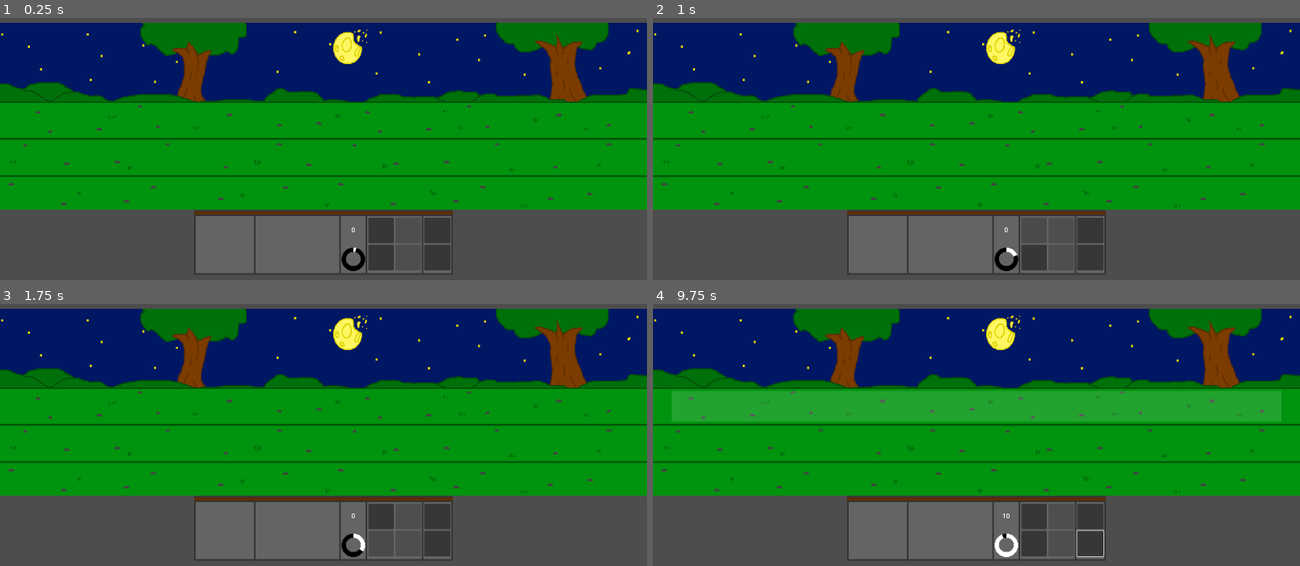
Above: before the commit, frames 1-4 (two rows, left to right).
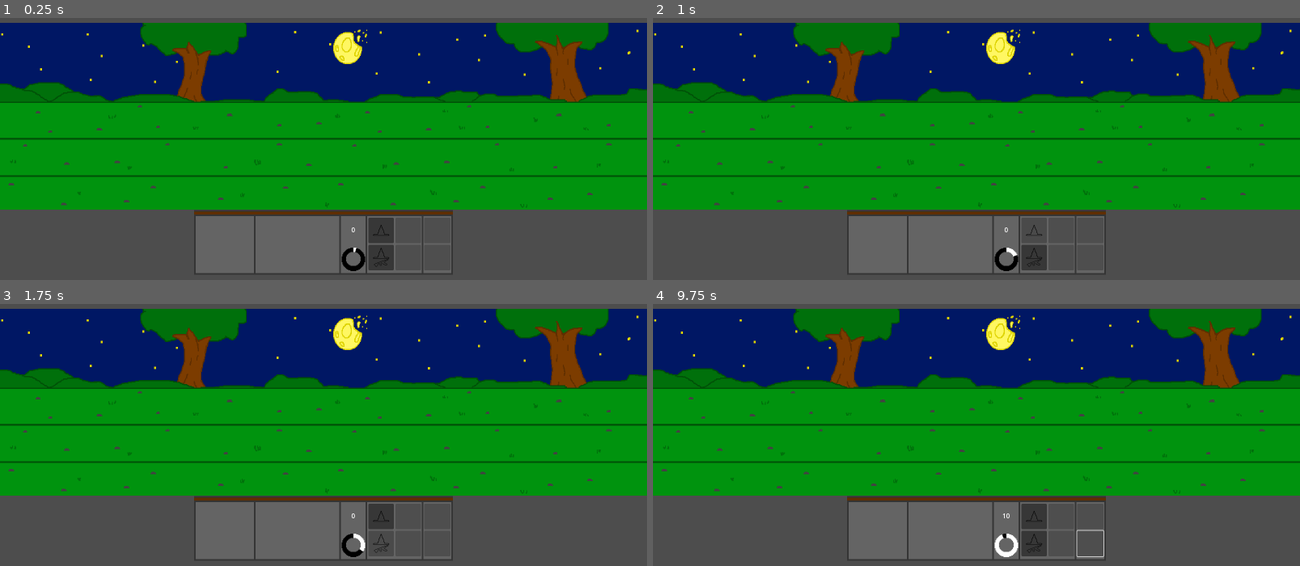
Above: after the commit, the same moments.

Repository: SammyCadian/wizards-who-hate-lizards
Game: Godot game, scene res://Scenes/Battle/battle.tscn
Same seed, same stepped clock (60 frames per second), same inputs: the game is played once before the commit and once after it.
Inputs (mouse positions are in pixels of both pictures, inside the frame that each line leads up to):
- Up to frame 1 (0.25 s): no input
- Up to frame 2 (1 s): click (1034, 230) at 0.5 s
- Up to frame 3 (1.75 s): click (381, 542) at 1.25 s
- Up to frame 4 (9.75 s): click (1092, 516) at 2.02 s; click (1092, 542) at 2.77 s; click (1034, 516) at 3.5 s; click (1034, 542) at 4.25 s; click (1092, 516) at 5.02 s; click (1092, 542) at 5.77 s; click (1034, 516) at 6.5 s; click (1034, 542) at 7.25 s; click (1092, 516) at 8.02 s; click (1092, 542) at 8.77 s; tap Enter at 9.5 s; move the mouse to (976, 406) at 9.52 s; click (976, 406) at 9.6 s

The runs differ from the first frame. In frame 1, less than 0.1% of the frame differs, in the area x 57-61%, y 79-95%; in frame 2, less than 0.1%; in frame 3, less than 0.1%; in frame 4, 11%, in the area x 2-98%, y 33-95%.

Commit message:
Units can now be spawned
the lizards can now spawn via buttons being clicked on the UI

Diff:
--- a/Scenes/Battle/battle.gd
+++ b/Scenes/Battle/battle.gd
@@ -9,7 +9,7 @@
 #@export var unit_spawner: PackedScene
 
 # Signal definition to recieve when the player selects a lane
-signal laneSelected
+signal laneSelected(unitName, selectedLane, unitNum)
 
 
 # Unit variables
@@ -51,9 +51,12 @@
 
 	# Place a unit if one is selected
 	if unitSelected:
-		if (topLaneEnter || middleLaneEnter || bottomLaneEnter):
-			if Input.is_action_just_pressed("leftMB"):
-				laneSelected.emit(unitName, selectedLane, 5)
+		if Input.is_action_just_pressed("leftMB"):
+			if (selectedLane != "NO_LANE"):
+				print("hello!!!")
+				laneSelected.emit(unitName, selectedLane, 2)
+				unitSelected = false
+				unitName = "NO_UNIT"
 				# This should call an exported unit spawner function with passed in information
 				# Alternatively this could GRAB information from a unit spawner function to get the exact node and spawn it locally
 				# The cursorPos is where the unit position should be set
@@ -61,6 +64,9 @@
 				# Line 10 in the battle_ui.gd script should be changed to whatever the name the unit spawner is expecting
 				# unitSpawnerNode.placeUnit(unitName, cursorPos) # EXAMPLE CALL using the unit spawner node directly, it will have to be accessed before hand
 				# Global.placeUnit(unitName, cursorPos) # EXAMPLE CALL using Global script as an easy route to unit spawner
+			else:
+				unitSelected = false
+				unitName = "NO_UNIT"
 
 
 
--- a/Scenes/Battle/battle.tscn
+++ b/Scenes/Battle/battle.tscn
@@ -20,8 +20,6 @@
 offset_top = -349.0
 offset_right = -576.0
 offset_bottom = -349.0
-unitOneIcon = null
-unitTwoIcon = null
 
 [node name="topLane" parent="." instance=ExtResource("4_wqxgi")]
 position = Vector2(0, -83)
--- a/Scenes/Battle/battle_manager.gd
+++ b/Scenes/Battle/battle_manager.gd
@@ -1,4 +1,10 @@
 extends Node2D
+
+var loadableunits = [[2, "potato"], [3, "yes"]]
+
+func startBattle(loadedUnits: Array):
+	$Battle/BattleUI.receiveUnit(loadedUnits[0][0], loadedUnits[0][1])
+	pass
 
 # Should tell the respective spawners which sprites they can select from
 # Something like playerSpriteVal = 0 and enemySpriteVal = 1
--- a/Scenes/Battle/battle_manager.tscn
+++ b/Scenes/Battle/battle_manager.tscn
@@ -1,9 +1,15 @@
-[gd_scene load_steps=3 format=3 uid="uid://dt40u850dlxkd"]
+[gd_scene load_steps=4 format=3 uid="uid://dt40u850dlxkd"]
 
 [ext_resource type="Script" path="res://Scenes/Battle/battle_manager.gd" id="1_7vafl"]
 [ext_resource type="PackedScene" uid="uid://diqlvj73qjhx5" path="res://Scenes/Battle/unit_spawner.tscn" id="1_t73rl"]
+[ext_resource type="PackedScene" uid="uid://5iga6e20ot8s" path="res://Scenes/Battle/battle.tscn" id="2_cfxhd"]
 
 [node name="Battle Manager" type="Node2D"]
 script = ExtResource("1_7vafl")
 
+[node name="Battle" parent="." instance=ExtResource("2_cfxhd")]
+
 [node name="Unit Spawner" parent="." instance=ExtResource("1_t73rl")]
+position = Vector2(735, 8)
+
+[connection signal="laneSelected" from="Battle" to="Unit Spawner" method="_on_battle_lane_selected"]
--- a/Scenes/Battle/unit_spawner.gd
+++ b/Scenes/Battle/unit_spawner.gd
@@ -10,8 +10,8 @@
 # Called when the node enters the scene tree for the first time.
 func _ready() -> void:
 	# Manually connect "laneSelected" signal from Battle node to this(Unit Spawner) node
-	var battle = get_node("/root/Game/Display Manager/Battle")
-	battle.laneSelected.connect(spawn)
+	#var battle = get_node("/root/Game/Display Manager/Battle")
+	#battle.laneSelected.connect(spawn)
 
 
 	# Initialize enemy counter
@@ -28,10 +28,11 @@
 
 	# If there aren't any enemies left, spawns more
 	if(starting_enemies == current_enemies):
-		print("spawned spike")
-		enemy_spawn_prep($EnemySpawnPoint1, 2)
-		enemy_spawn_prep($EnemySpawnPoint2, 2)
-		enemy_spawn_prep($EnemySpawnPoint3, 2)
+		pass
+		#print("spawned spike")
+		#enemy_spawn_prep($EnemySpawnPoint1, 2)
+		#enemy_spawn_prep($EnemySpawnPoint2, 2)
+		#enemy_spawn_prep($EnemySpawnPoint3, 2)
 
 
 
@@ -41,24 +42,39 @@
 	var randomType = randi_range(0, 1)
 	match randomType:
 		0:
-			spawn("spike_scene", location, amount)
+			spawn(spike_scene, location, amount)
 		1:
-			spawn("sus_scene", location, amount)
-
-
-
-
+			spawn(sus_scene, location, amount)
 
 # General spawner called by enemy AI and battle script
-func spawn(type:String, location, amount):
-
-
-	if(type == "spike_scene" || type == "sus_scene"):
+func spawn(type, location, amount):
+	if(type == spike_scene || type == sus_scene):
 		# Loops through spawner "amount" times
 		for i in amount:
 			var unit = type.instantiate()
-			unit.global_position = location.global_position
+			unit.position = location.position
 			add_child(unit)
 			await get_tree().create_timer(1.0).timeout
 	else:
 		print("Spawned in " + type)
+
+func getSpawnPoint(laneID: String):
+	match (laneID):
+		"TOP_LANE":
+			return $EnemySpawnPoint1
+		"MID_LANE":
+			return $EnemySpawnPoint2
+		"BOT_LANE":
+			return $EnemySpawnPoint3
+
+func getUnit(unitID: String):
+	match (unitID):
+		"spike":
+			return spike_scene
+		"sus":
+			return sus_scene
+
+func _on_battle_lane_selected(unitName: String, selectedLane: String, unitNum: int) -> void:
+	print(unitName)
+	spawn(getUnit(unitName), getSpawnPoint(selectedLane), unitNum)
+	pass # Replace with function body.
--- a/Scenes/Lizards/sus_scene.tscn
+++ b/Scenes/Lizards/sus_scene.tscn
@@ -144,7 +144,7 @@
 
 [node name="AnimatedSprite2D" type="AnimatedSprite2D" parent="."]
 sprite_frames = SubResource("SpriteFrames_ggxi4")
-animation = &"walk"
+animation = &"attack"
 
 [node name="CollisionShape2D" type="CollisionShape2D" parent="."]
 position = Vector2(-0.835794, 36.6412)
--- a/Scenes/UI/battle_ui.gd
+++ b/Scenes/UI/battle_ui.gd
@@ -20,8 +20,8 @@
 
 #Load units in for testing purposes
 func testLoad():
-	receiveUnit(unitOneIcon, "TestUnit")
-	receiveUnit(unitTwoIcon, "TestUnit")
+	receiveUnit(unitOneIcon, "spike")
+	receiveUnit(unitTwoIcon, "sus")
 
 # Called when the node enters the scene tree for the first time.
 func _ready() -> void:
--- a/Scenes/UI/battle_ui.tscn
+++ b/Scenes/UI/battle_ui.tscn
@@ -81,11 +81,13 @@
 [node name="Ability1" type="Button" parent="Abilities"]
 layout_mode = 2
 size_flags_vertical = 3
+disabled = true
 expand_icon = true
 
 [node name="Ability2" type="Button" parent="Abilities"]
 layout_mode = 2
 size_flags_vertical = 3
+disabled = true
 expand_icon = true
 
 [node name="IncomeTimer" type="Timer" parent="."]
--- a/Scenes/UI/display_manager.tscn
+++ b/Scenes/UI/display_manager.tscn
@@ -1,7 +1,3 @@
-[gd_scene load_steps=2 format=3 uid="uid://cj8m4a5i6pvkl"]
-
-[ext_resource type="PackedScene" uid="uid://5iga6e20ot8s" path="res://Scenes/Battle/battle.tscn" id="1_oa31m"]
+[gd_scene format=3 uid="uid://cj8m4a5i6pvkl"]
 
 [node name="Display Manager" type="Node2D"]
-
-[node name="Battle" parent="." instance=ExtResource("1_oa31m")]
--- a/game.tscn
+++ b/game.tscn
@@ -10,4 +10,3 @@
 [node name="Display Manager" parent="." instance=ExtResource("2_fc0e3")]
 
 [node name="Battle Manager" parent="." instance=ExtResource("1_80nbo")]
-position = Vector2(685, 8)
